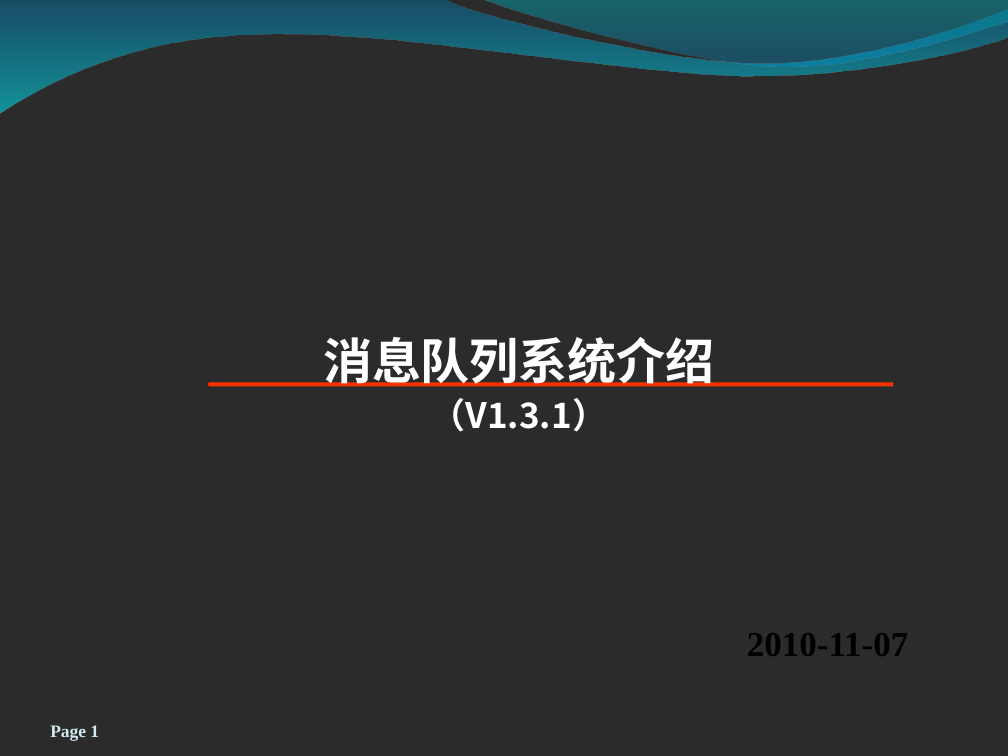
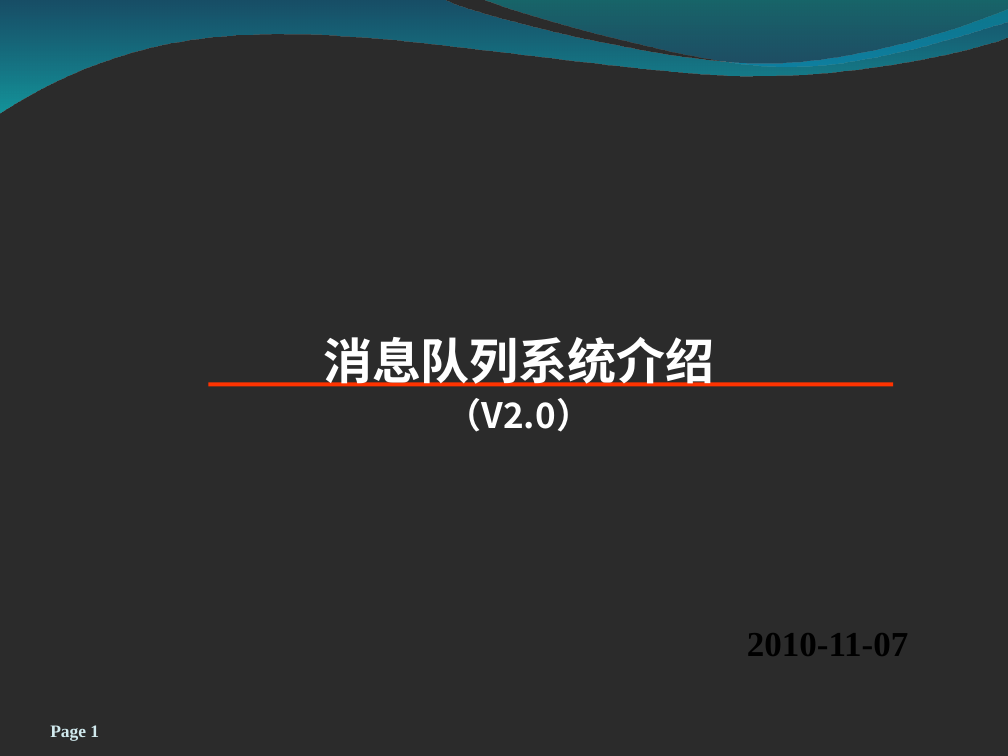
Before and after one commit to zxf1864/cwinux-mq, a slide deck: slide 1 of mq/doc/introduce.ppt. Drawn at 1008x756 pixels with LibreOffice and Linux fonts; fonts in the diff are those of the drawing; background and template pictures are left out; a plain dark background stands for a picture behind light text. Boxes give left, top, right and bottom in pixels: in the first picture for what was removed or moved away, otherwise in the second. Text is boxed around its words. In the diff, an @@ line names an element or a change of style, - is before the commit and + after.

```diff
--- a/mq/doc/introduce.ppt
+++ b/mq/doc/introduce.ppt
@@ text at <box>447,398,592,432</box>: text changed @@
-（V1.3.1）
+（V2.0）
```
Also in this commit, not shown: 8 other slides changed, 1 slide added, 1 slide removed, 3 other files.
